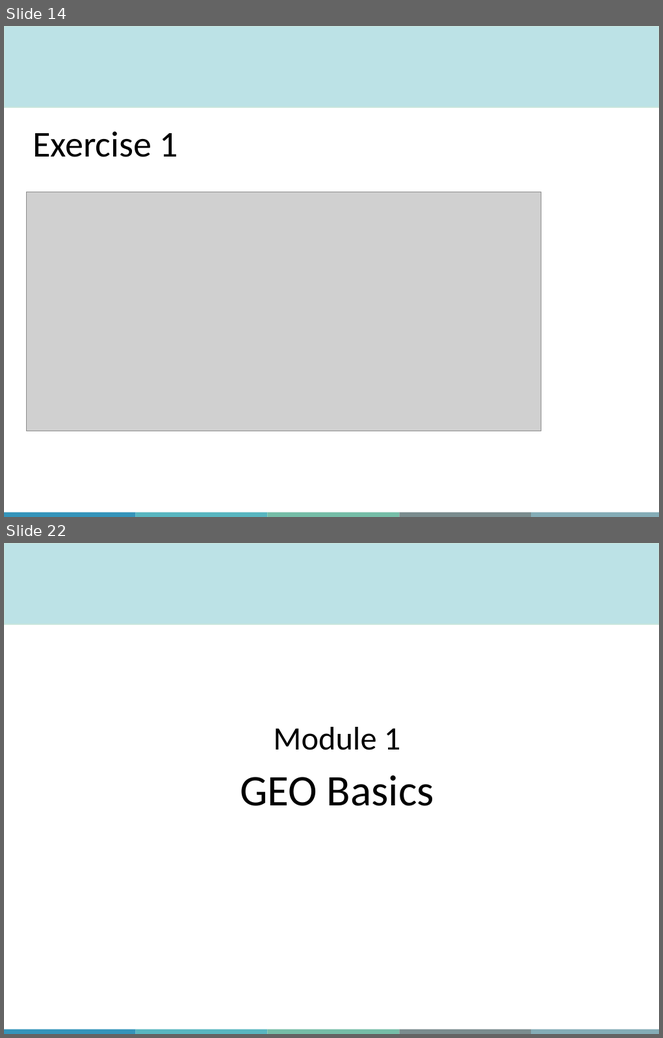
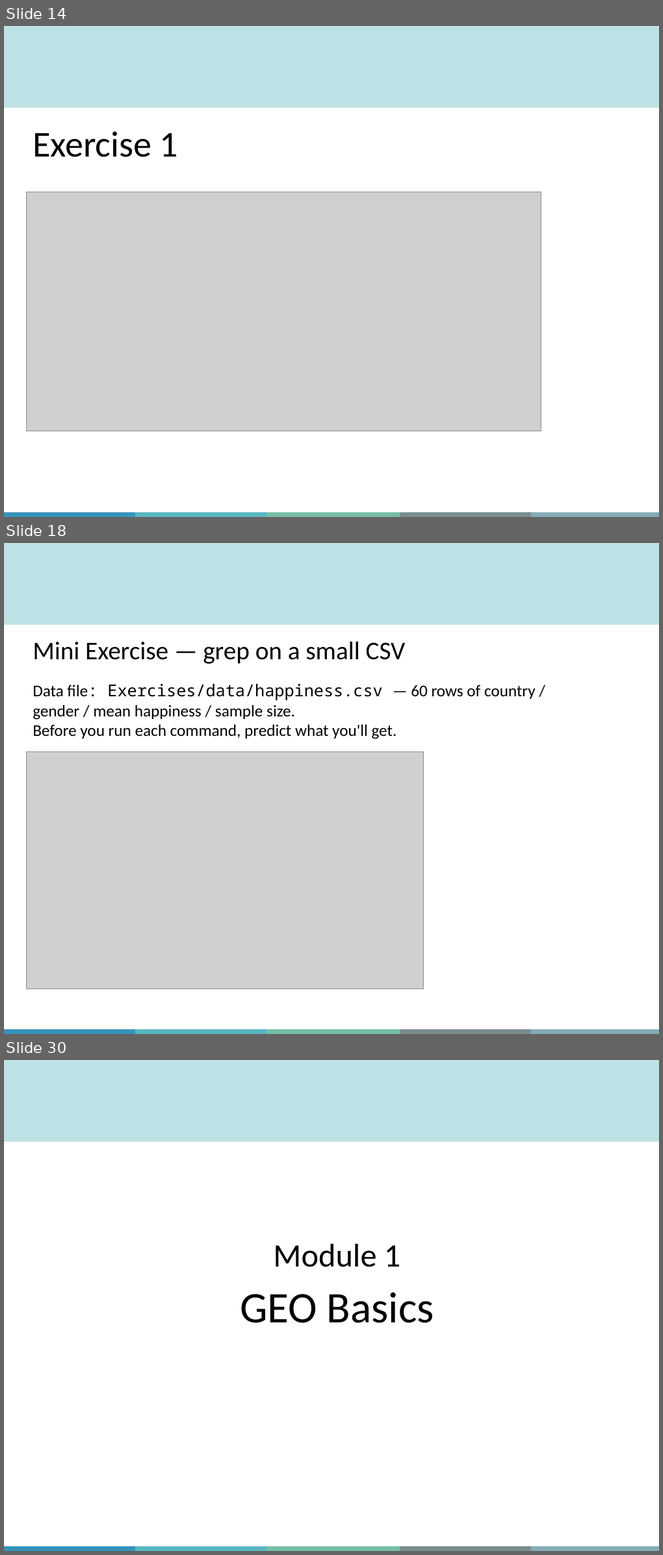
Before and after one commit to QLS-MiCM/Introduction-to-RNA-seq, a slide deck: Slides/Introduction-to-UNIX-and-RNA-seq-Repositories.pptx. Shown one above the other, each under a label of ours: slides 14 and 22 before the commit, slides 14, 18 and 30 after it; the slides between them are not shown. The pictures are 663x1038 and 663x1555 pixels, drawn with LibreOffice and Linux fonts; fonts in the diff are those of the drawing; grey boxes stand for pictures; background and template pictures are left out. Boxes give left, top, right and bottom in pixels: in the first picture for what was removed or moved away, otherwise in the second. Text is boxed around its words. In the diff, an @@ line names an element or a change of style, - is before the commit and + after.

Commit message:
Add Pattern Matching module: grep, regex, awk, Wordle capstone
- New slides cover grep, regex theory, a Wordle mini-capstone (cat | tr | egrep), and awk on CSV + FASTQ
- happiness.csv: 60-row dataset for grep + awk practice
- Exercise_grep.sh, Exercise_wordle.sh, Exercise_awk_fastq.sh: answer keys matching the new slides
- setup.sh: install wamerican on Ubuntu/WSL so /usr/share/dict/words is available
- README.md: updated exercise index

```diff
--- a/Slides/Introduction-to-UNIX-and-RNA-seq-Repositories.pptx
+++ b/Slides/Introduction-to-UNIX-and-RNA-seq-Repositories.pptx
@@ slide 18 added at <box>4,543,659,1034</box>, background #FFFFFF; not listed: 6 template elements that a slide beside it also shows @@
@@ text added at <box>33,641,406,664</box>, 28 pt, text #000000 @@
+Mini Exercise — grep on a small CSV
@@ text added at <box>33,684,536,739</box>, 18 pt, text #000000 @@
+Data file: Exercises/data/happiness.csv — 60 rows of country / gender / mean happiness / sample size.
+Before you run each command, predict what you'll get.
@@ picture added at <box>26,752,424,989</box> @@
@@ what was slide 22 is now slide 30 @@
```
Also in this commit, not shown: 2 slides changed, 15 other slides added, 7 slides removed, 7 other files.
